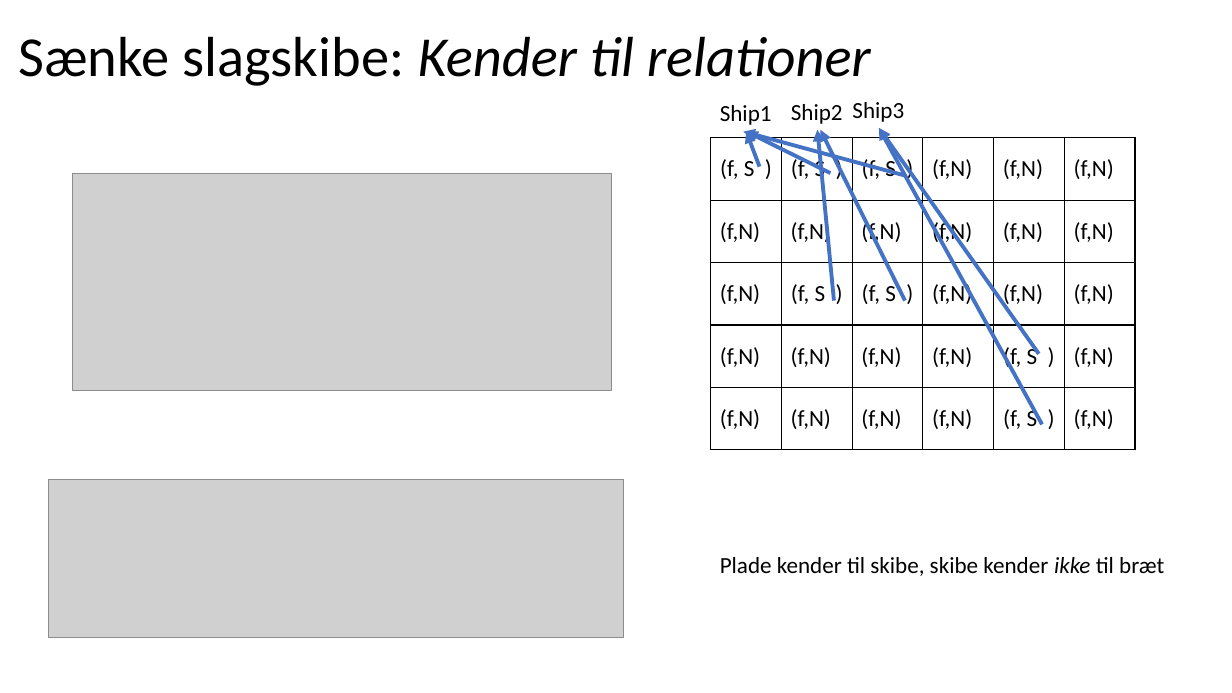
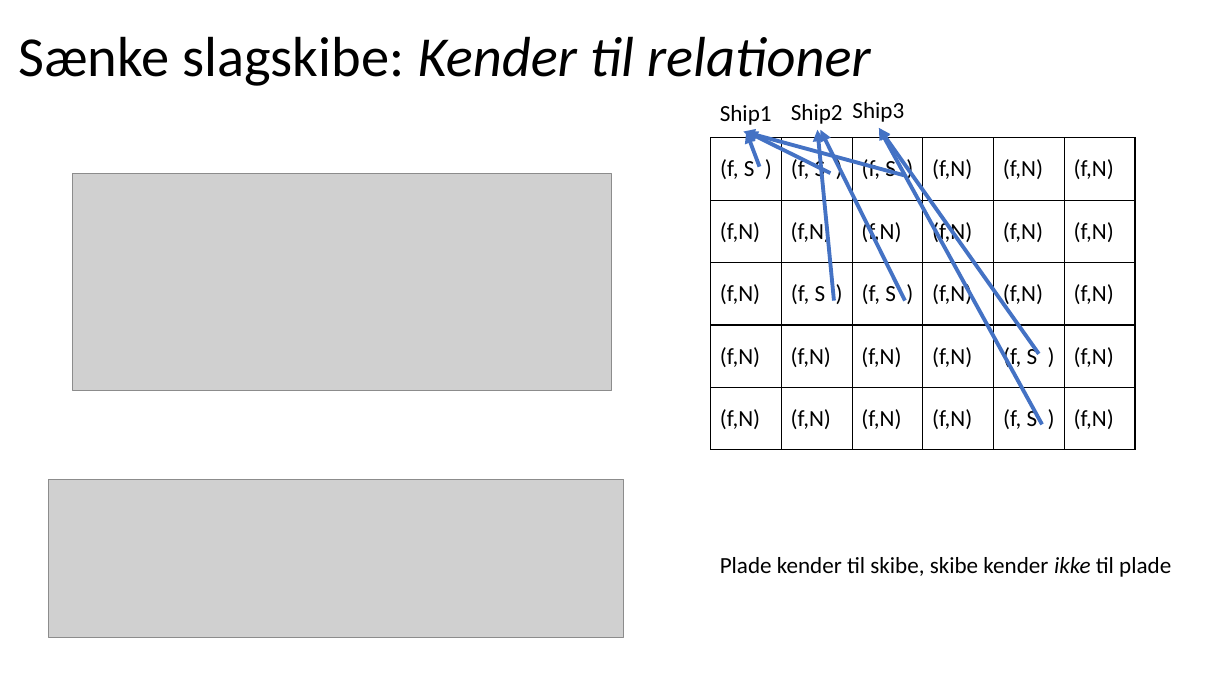
Before and after one commit to fisterloegsovs/pop22, a slide deck: slide 10 of lectures/13.1-3/lecture13.2.pptx. Drawn at 1232x693 pixels with LibreOffice and Linux fonts; fonts in the diff are those of the drawing; grey boxes stand for pictures. Boxes give left, top, right and bottom in pixels: in the first picture for what was removed or moved away, otherwise in the second. Text is boxed around its words. In the diff, an @@ line names an element or a change of style, - is before the commit and + after.

```diff
--- a/lectures/13.1-3/lecture13.2.pptx
+++ b/lectures/13.1-3/lecture13.2.pptx
@@ text at [720, 557, 1171, 577]: text changed @@
-Plade kender til skibe, skibe kender ikke til bræt
+Plade kender til skibe, skibe kender ikke til plade
```
Also in this commit, not shown: 2 other slides changed, 1 slide added, 14 slides removed, 3 other files.
